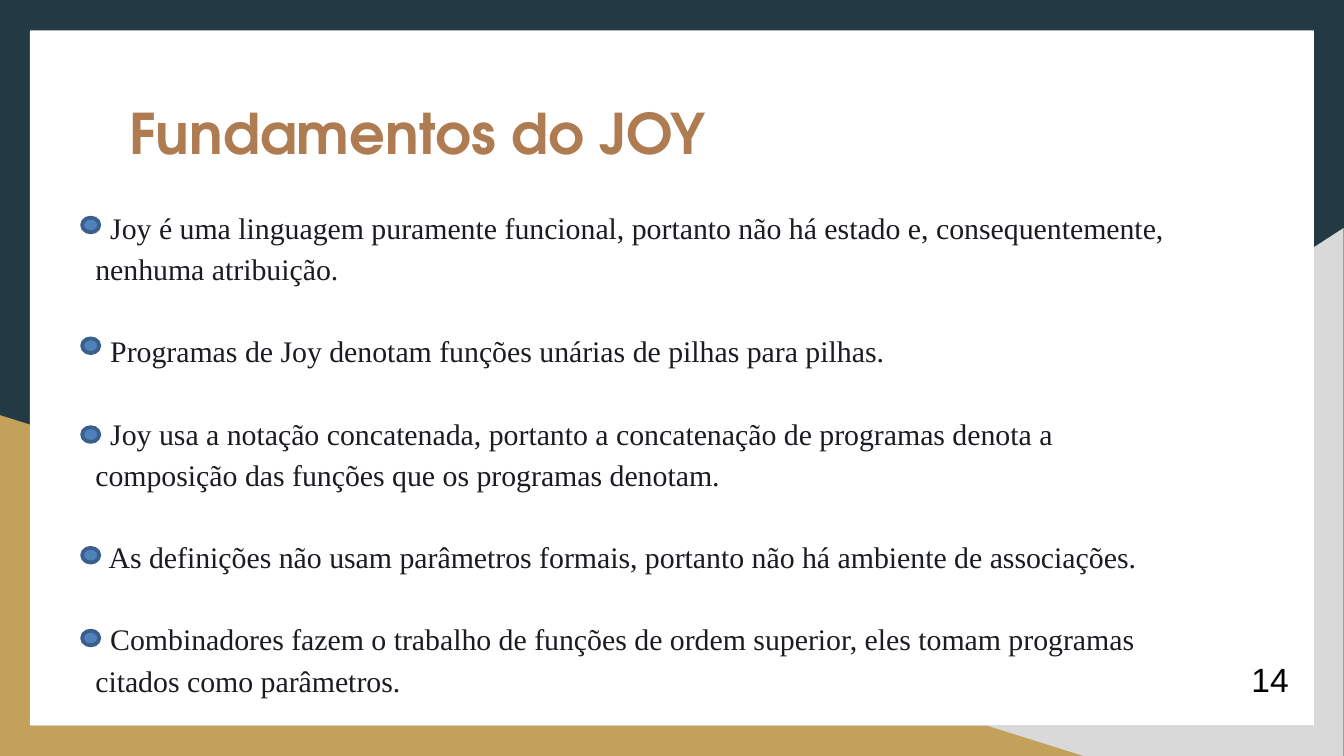
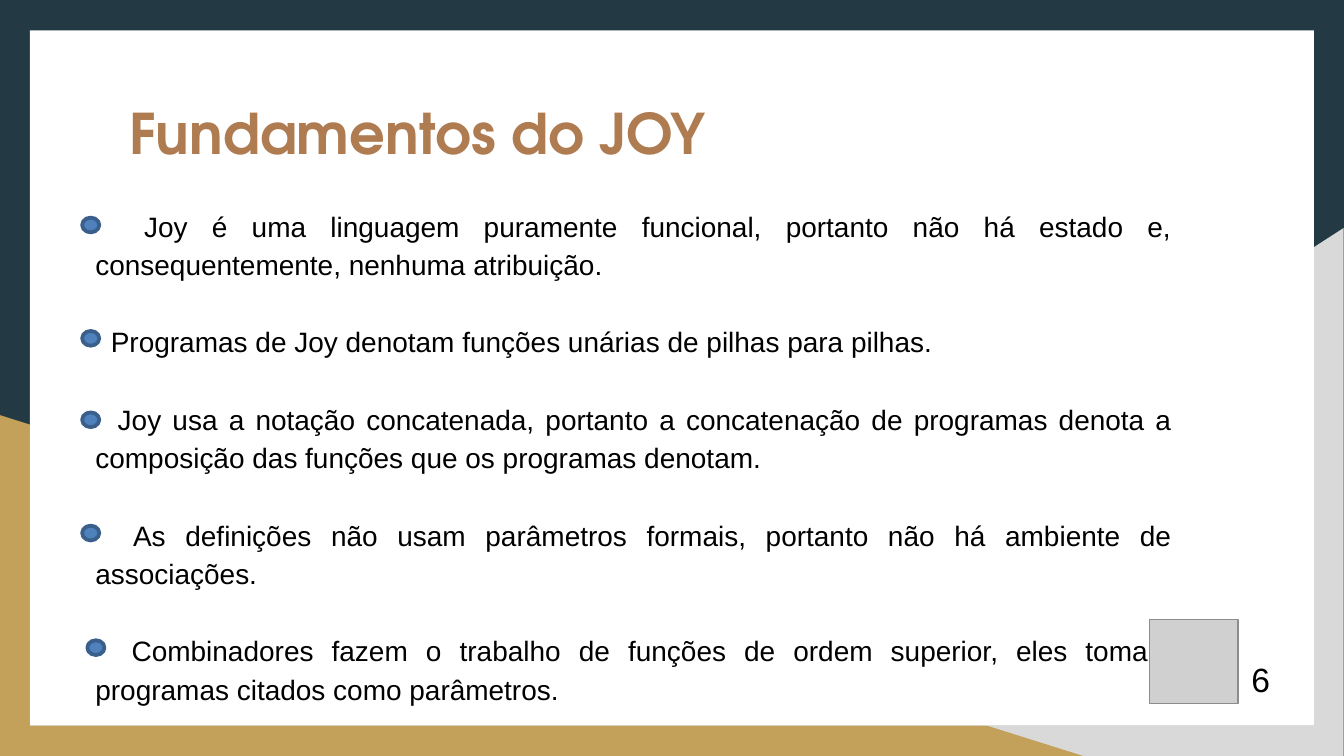
Before and after one commit to wellshiniti/Cat-Joy, a slide deck: slide 6 of PARADIGMA_FUNCIONAL__Linguagens_CAT_e_JOY_2.pptx (slide 13 before the commit). Drawn at 1344x756 pixels with LibreOffice and Linux fonts; fonts in the diff are those of the drawing; grey boxes stand for pictures. Boxes give left, top, right and bottom in pixels: in the first picture for what was removed or moved away, otherwise in the second. Text is boxed around its words. In the diff, an @@ line names an element or a change of style, - is before the commit and + after.

```diff
--- a/PARADIGMA_FUNCIONAL__Linguagens_CAT_e_JOY_2.pptx
+++ b/PARADIGMA_FUNCIONAL__Linguagens_CAT_e_JOY_2.pptx
@@ text "Joy é uma linguagem puramente ..." at (x1=95, y1=216, x2=1171, y2=705): size 16 to 15 pt, font Times New Roman to Arial, text colour #1B1B21 to #000000; alignment left to justified @@
@@ ellipse moved from (x1=82, y1=339, x2=99, y2=353) to (x1=82, y1=331, x2=99, y2=345) @@
@@ ellipse moved from (x1=82, y1=427, x2=99, y2=442) to (x1=82, y1=413, x2=99, y2=427) @@
@@ ellipse moved from (x1=82, y1=548, x2=99, y2=563) to (x1=82, y1=526, x2=99, y2=540) @@
@@ picture added at (x1=1150, y1=620, x2=1239, y2=703) @@
@@ ellipse moved from (x1=82, y1=630, x2=99, y2=645) to (x1=87, y1=640, x2=105, y2=655) @@
@@ text at (x1=1251, y1=668, x2=1270, y2=693): text changed @@
-14
+6
```
Also in this commit, not shown: 13 other slides changed, 1 slide added.
